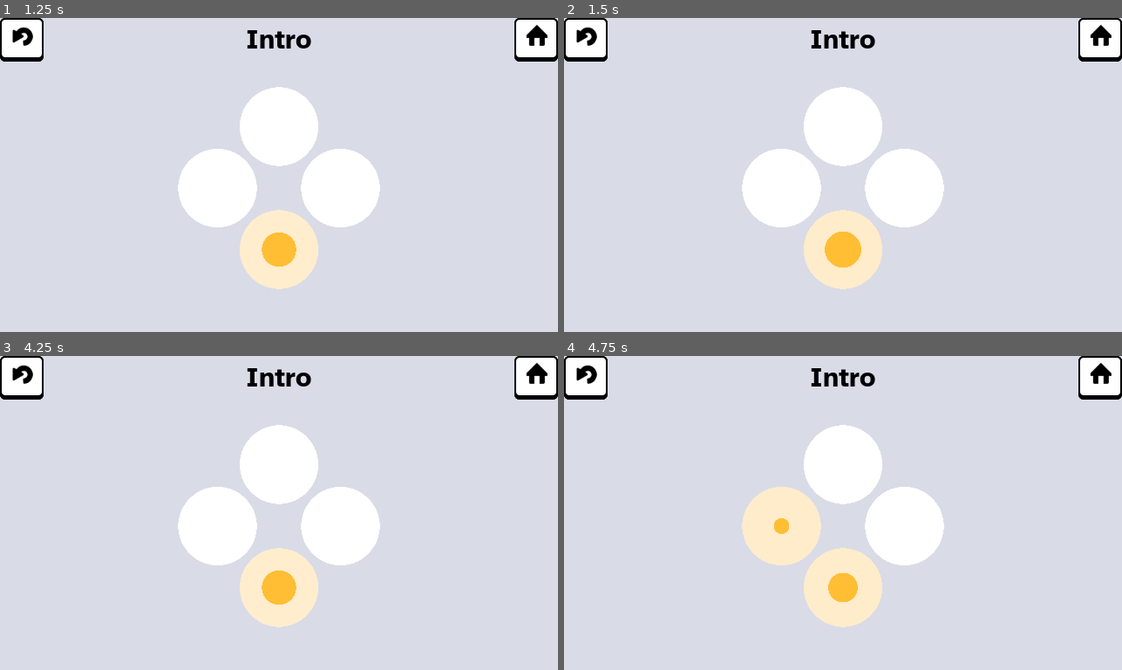
Above: before the commit, frames 1-4 (two rows, left to right).
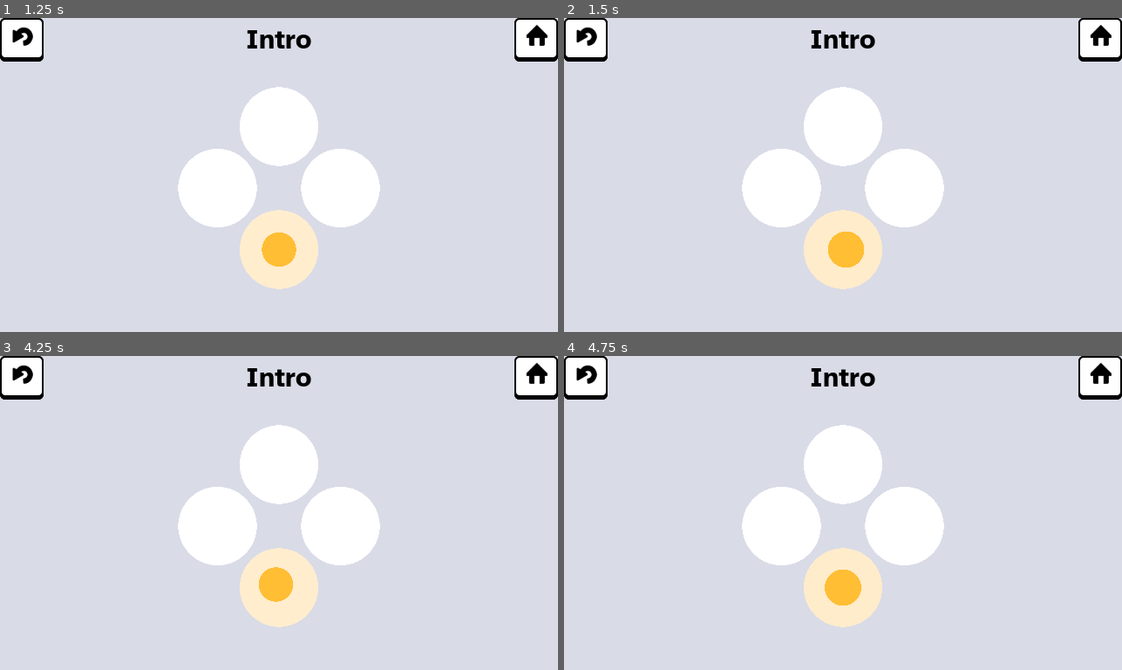
Above: after the commit, the same moments.

Repository: daviddegelder/Holey
Game: Godot game, scene res://main.tscn
The game is run twice, just before and just after one commit, with the same random seed, the same clock (stepped at 60 frames per second) and the same inputs.
Inputs (mouse positions are in pixels of both pictures, inside the frame that each line leads up to):
- Up to frame 1 (1.25 s): tap Enter (Select) at 0.5, 0.6 s; move the mouse to (401, 159) at 0.52 s; hold Keypad 6 (East) from 0.53 s (still down); click (401, 159) at 0.67 s
- Up to frame 2 (1.5 s): release Keypad 6 (East) at 1.25 s; drag from (731, 190) to (815, 237) at 1.27 s
- Up to frame 3 (4.25 s): move the mouse to (334, 443) at 2.02 s; hold Keypad 6 (East) 2.03-2.75 s; tap Enter (Select) at 2.1 s; click (334, 443) at 2.17 s; click (535, 377) at 2.75 s; tap Space at 3.5 s; drag from (251, 575) to (111, 465) at 3.52 s
- Up to frame 4 (4.75 s): move the mouse to (1010, 560) at 4.27 s; hold Keypad 7 (NorthWest) from 4.28 s (still down); tap Enter (Select) at 4.35 s; click (1010, 560) at 4.42 s

Frame 1 is identical in both runs. In frame 2, 0.1% of the frame differs, in the area x 46-54%, y 68-80%; in frame 3, 0.2%; in frame 4, 3.0%, in the area x 31-54%, y 41-80%.

Commit message:
Rework Input System
Mouse and Keyboard input now both get parsed to new InputEvent8Directional

Diff:
--- a/Hole/hole.gd
+++ b/Hole/hole.gd
@@ -33,15 +33,22 @@
 var has_flowed: bool = false
 
 var active = true
+var preview_direction: Direction
 
 func _process(_delta):
 	if not Engine.is_editor_hint():
-		var input_direction: Direction = get_input_direction()
-		if input_direction != Direction.Null:
-			flow(input_direction)
 		%Render.fill_level = fill_level
+		preview_input(preview_direction)
 	else:
 		render_editor()
+
+func _input(event):
+	preview_direction = Direction.Null
+	if event is InputEvent8Directional:
+		if event.pressed:
+			preview_direction = event.direction
+		else:
+			flow(event.direction)
 
 func flow(direction: Direction):
 	if fill_level > 0 and has_neighbour(direction):
@@ -55,25 +62,12 @@
 
 func get_input_direction():
 	if !active: return Direction.Null
-
-	if Input.is_action_just_pressed("North"):
-		return Direction.North
-	if Input.is_action_just_pressed("NorthEast"):
-		return Direction.NorthEast
-	if Input.is_action_just_pressed("East"):
-		return Direction.East
-	if Input.is_action_just_pressed("SouthEast"):
-		return Direction.SouthEast
-	if Input.is_action_just_pressed("South"):
-		return Direction.South
-	if Input.is_action_just_pressed("SouthWest"):
-		return Direction.SouthWest
-	if Input.is_action_just_pressed("West"):
-		return Direction.West
-	if Input.is_action_just_pressed("NorthWest"):
-		return Direction.NorthWest
 	#no input:
 	return Direction.Null
+
+func preview_input(direction: Direction):
+	#temporary preview visualisation
+	%Fill.position = DIRECTION_VECTORS[direction] * 10
 
 func has_neighbour(direction: Direction):
 	return neighbours[direction] != null
--- /dev/null
+++ b/InputEvent8Directional.gd
@@ -0,0 +1,3 @@
+class_name InputEvent8Directional
+extends InputEventAction
+var direction: Hole.Direction = Hole.Direction.Null
--- a/Systems/input.gd
+++ b/Systems/input.gd
@@ -10,6 +10,13 @@
 var deadzone: float = 5
 
 func _unhandled_input(event):
+	if event is InputEventKey:
+		for key in Hole.Direction.keys():
+			if !InputMap.has_action(key): continue
+			if event.is_action(key):
+				direction = Hole.Direction.get(key)
+				send_directional_input(direction, event.pressed)
+
 	if event is InputEventMouseButton:
 		#Just pressed
 		if !dragging:
@@ -24,16 +31,23 @@
 				Input.action_release("Select")
 				return
 
-			direction = vector_to_direction(drag_vector)
-			var direction_name = Hole.Direction.keys()[direction]
-			print(direction_name)
-			Input.action_press(direction_name)
-			Input.action_release(direction_name)
+			send_directional_input(direction,false)
 			drag_vector = Vector2.ZERO
 
 	if event is InputEventMouseMotion and dragging:
 		drag_vector = event.position - start_position
-		preview_vector = drag_vector.normalized()
+		if drag_vector.length() > deadzone:
+			direction = vector_to_direction(drag_vector)
+			send_directional_input(direction,true)
+		else:
+			direction = Hole.Direction.Null
+
+func send_directional_input(direction: Hole.Direction, pressed: bool):
+	var event = InputEvent8Directional.new()
+	event.direction = direction
+	event.pressed = pressed
+
+	Input.parse_input_event(event)
 
 func vector_to_direction(vector: Vector2) -> Hole.Direction:
 	vector = vector.normalized().snapped(Vector2.ONE)
--- a/project.godot
+++ b/project.godot
@@ -87,6 +87,10 @@
 , Object(InputEventKey,"resource_local_to_scene":false,"resource_name":"","device":-1,"window_id":0,"alt_pressed":false …(187 unchanged characters)…
 ]
 }
+DirectionInput={
+"deadzone": 0.2,
+"events": []
+}
 
 [rendering]
 
Not shown, added: InputEvent8Directional.gd.uid
